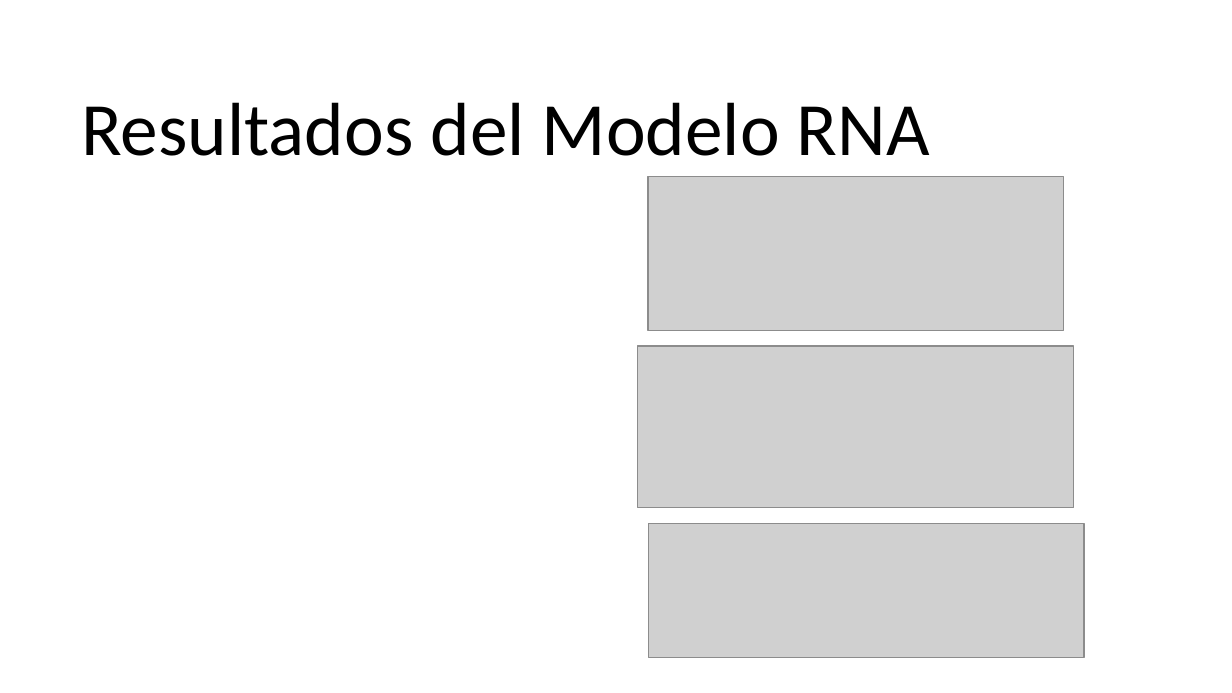
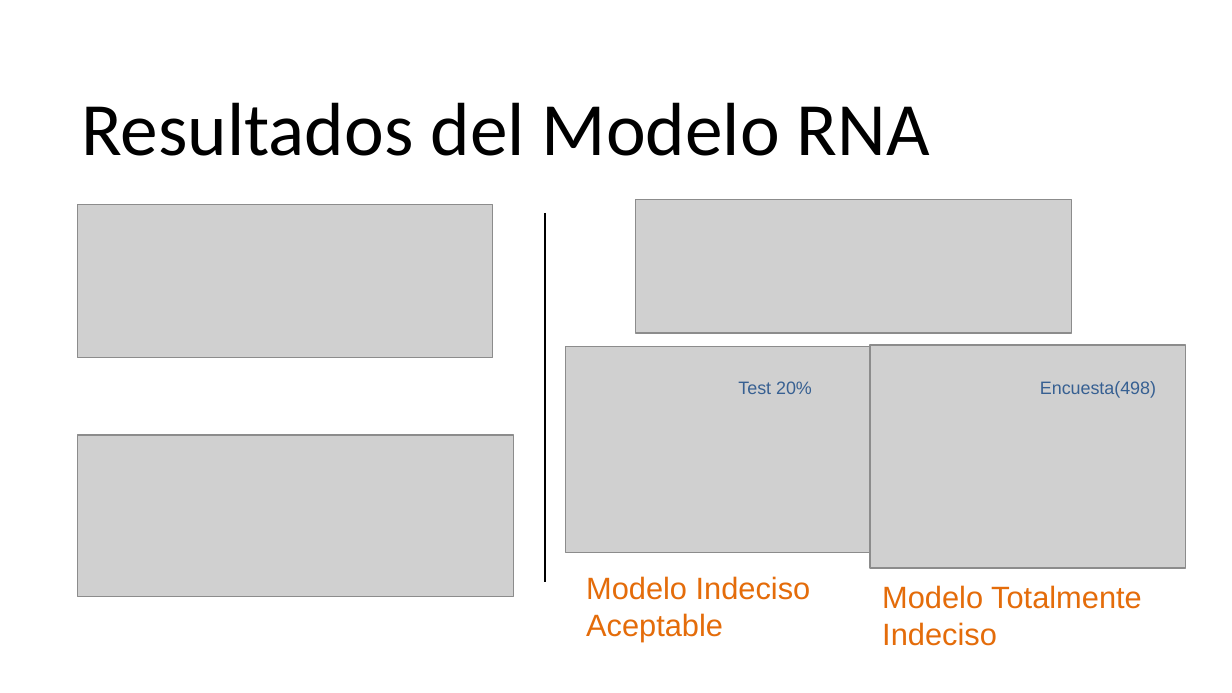
Before and after one commit to niwdehu/ProyectoFinal_INF648, a slide deck: slide 4 of Docs/3.3RNA.pptx. Drawn at 1232x693 pixels with LibreOffice and Linux fonts; fonts in the diff are those of the drawing; grey boxes stand for pictures. Boxes give left, top, right and bottom in pixels: in the first picture for what was removed or moved away, otherwise in the second. Text is boxed around its words. In the diff, an @@ line names an element or a change of style, - is before the commit and + after.

Commit message:
rna fin

```diff
--- a/Docs/3.3RNA.pptx
+++ b/Docs/3.3RNA.pptx
@@ picture: place and size @@
-picture at (648,176,1063,330)
+picture at (78,205,493,359)
@@ picture: place and size @@
-picture at (648,524,1084,658)
+picture at (636,200,1072,334)
@@ line added from (545, 213) to (545, 583), #000000 0.75 pt @@
@@ picture added at (565,346,870,552) @@
@@ picture added at (870,345,1185,568) @@
@@ text added at (738,381,812,394), 10.5 pt, text #376092 @@
+Test 20%
@@ text added at (1040,381,1156,398), 10.5 pt, text #376092 @@
+Encuesta(498)
@@ picture: place and size @@
-picture at (638,346,1074,508)
+picture at (78,435,514,596)
@@ text added at (586,576,811,642), 18 pt, text #E46C0A @@
+Modelo Indeciso Aceptable
@@ text added at (882,585,1142,646), 18 pt, text #E46C0A @@
+Modelo Totalmente Indeciso
```
